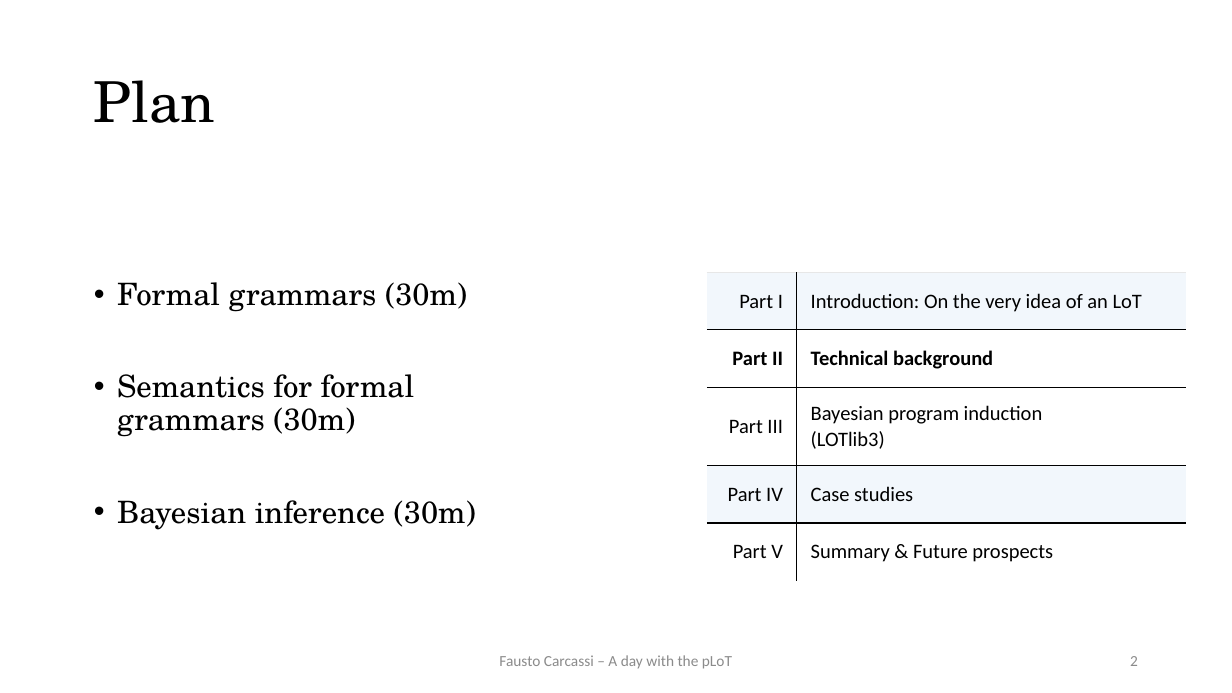
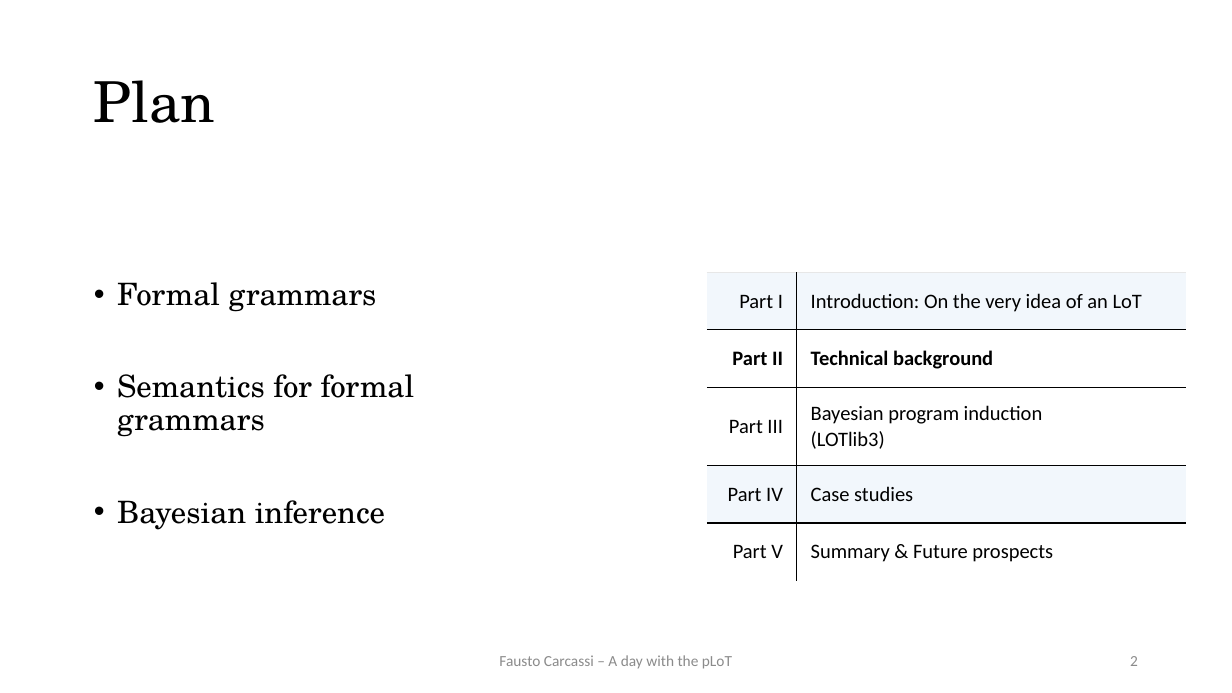
Before and after one commit to thelogicalgrammar/pLoT_workshop, a slide deck: slide 2 of book/lectures/2.pptx. Drawn at 1232x693 pixels with LibreOffice and Linux fonts; fonts in the diff are those of the drawing. Boxes give left, top, right and bottom in pixels: in the first picture for what was removed or moved away, otherwise in the second. Text is boxed around its words. In the diff, an @@ line names an element or a change of style, - is before the commit and + after.

```diff
--- a/book/lectures/2.pptx
+++ b/book/lectures/2.pptx
@@ text at (117, 282, 415, 530): text changed @@
-• Formal grammars (30m)
-• Semantics for formal grammars (30m)
-• Bayesian inference (30m)
+• Formal grammars
+• Semantics for formal grammars
+• Bayesian inference
```
Also in this commit, not shown: 3 other slides changed, 10 slides added, 8 other files.
